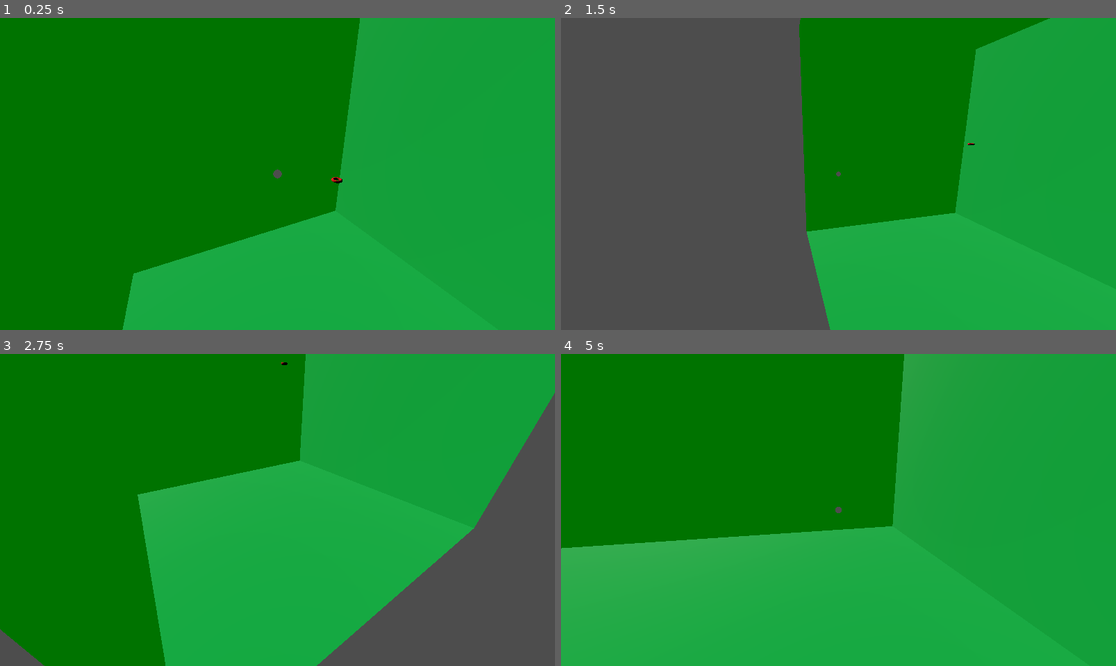
Above: before the commit, frames 1-4 (two rows, left to right).
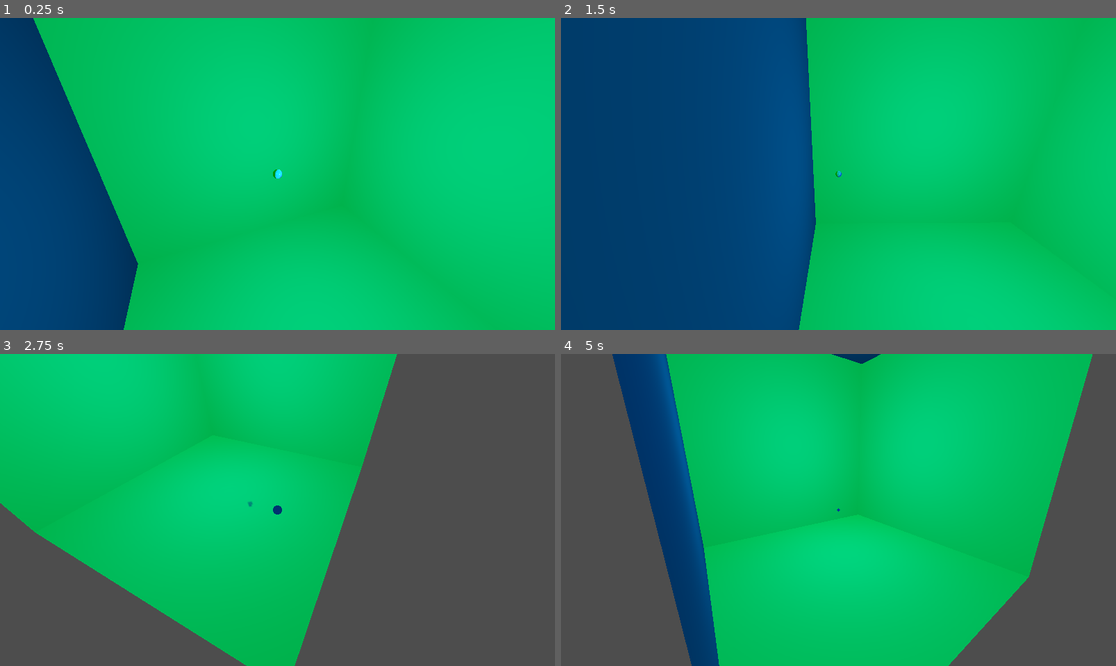
Above: after the commit, the same moments.

Repository: kasworld/gd4game3d
Game: Godot game, scene res://main.tscn
The game is run twice, just before and just after one commit, with the same random seed, the same clock (stepped at 60 frames per second) and the same inputs.
Inputs:
- Up to frame 1 (0.25 s): no input
- Up to frame 2 (1.5 s): no input
- Up to frame 3 (2.75 s): no input
- Up to frame 4 (5 s): no input

The runs differ from the first frame. In frame 1, 99% of the frame differs, in the area x 0-100%, y 0-100%; in frame 2, 99%; in frame 3, 78%; in frame 4, 99%.

Commit message:
ball bounce with shadow

Diff:
--- a/ball/ball.gd
+++ b/ball/ball.gd
@@ -7,7 +7,6 @@
 var velocity :Vector3
 var bounce_area :AABB
 var radius :float
-
 
 func init(ba :AABB, p :Vector3)->void:
 	alive = true
--- a/ball/ball.tscn
+++ b/ball/ball.tscn
@@ -3,19 +3,10 @@
 [ext_resource type="Script" path="res://ball/ball.gd" id="1_wik6k"]
 
 [sub_resource type="StandardMaterial3D" id="StandardMaterial3D_c7uip"]
-transparency = 1
 albedo_color = Color(0.207843, 0.435294, 1, 1)
 metallic = 1.0
-emission_enabled = true
 clearcoat_enabled = true
-anisotropy_enabled = true
-ao_enabled = true
-subsurf_scatter_enabled = true
-backlight_enabled = true
-refraction_enabled = true
 detail_enabled = true
-grow = true
-proximity_fade_enabled = true
 
 [node name="Ball" type="Node3D"]
 script = ExtResource("1_wik6k")
--- a/main.gd
+++ b/main.gd
@@ -1,5 +1,7 @@
 extends Node3D
 
 func _ready() -> void:
-	$Ball.init( AABB( $BoundBox.position -$BoundBox.size/2, $BoundBox.size), Vector3.ZERO )
-	$MovingCamera.init( AABB( $BoundBox.position -$BoundBox.size/2, $BoundBox.size), Vector3.ZERO, $Ball )
+	$DirectionalLight3D.look_at(Vector3.ZERO)
+	var b_box = AABB( $BoundBox.position -$BoundBox.size/2, $BoundBox.size)
+	$Ball.init( b_box, Vector3.ZERO )
+	$MovingCamera.init( b_box, Vector3.ZERO, $Ball )
--- a/main.tscn
+++ b/main.tscn
@@ -7,29 +7,33 @@
 [sub_resource type="StandardMaterial3D" id="StandardMaterial3D_t38wf"]
 transparency = 1
 albedo_color = Color(0, 0.670588, 0.32549, 1)
-emission_enabled = true
+albedo_texture_force_srgb = true
+albedo_texture_msdf = true
 emission = Color(0, 0.45098, 0, 1)
-
-[sub_resource type="StandardMaterial3D" id="StandardMaterial3D_ns1ba"]
-albedo_color = Color(1, 0, 0, 1)
+normal_enabled = true
 
 [node name="Main" type="Node3D"]
 script = ExtResource("1_nnvt2")
 
 [node name="DirectionalLight3D" type="DirectionalLight3D" parent="."]
-transform = Transform3D(0.452435, 0.465963, -0.760382, 0, 0.85264, 0.522499, 0.891798, -0.236396, 0.385764, 10, 10, 10)
+transform = Transform3D(1, 0, 0, 0, 1, 0, 0, 0, 1, 50, 50, 50)
+light_color = Color(0, 1, 0, 1)
+shadow_enabled = true
+
+[node name="OmniLight3D" type="OmniLight3D" parent="."]
+light_color = Color(0.0627451, 0.301961, 1, 1)
+light_energy = 100.0
+light_size = 1.0
+shadow_enabled = true
+omni_range = 1000.0
+omni_shadow_mode = 0
 
 [node name="BoundBox" type="CSGBox3D" parent="."]
-transparency = 0.5
+cast_shadow = 2
 flip_faces = true
 size = Vector3(100, 100, 100)
 material = SubResource("StandardMaterial3D_t38wf")
 
-[node name="CSGTorus3D" type="CSGTorus3D" parent="."]
-sides = 64
-ring_sides = 64
-material = SubResource("StandardMaterial3D_ns1ba")
-
 [node name="Ball" parent="." instance=ExtResource("2_f5siy")]
 
 [node name="MovingCamera" parent="." instance=ExtResource("3_81qi8")]
--- a/moving_camera/moving_camera.gd
+++ b/moving_camera/moving_camera.gd
@@ -1,6 +1,6 @@
 extends Node3D
 
-const SPEED_LIMIT :float = 100
+const SPEED_LIMIT :float = 50
 var life_start :float
 var dest_node3d :Node3D
 
@@ -14,6 +14,7 @@
 
 	bounce_area = ba
 	position = p
+	radius = 1
 	velocity = Vector3( (randf()-0.5)*SPEED_LIMIT,(randf()-0.5)*SPEED_LIMIT,(randf()-0.5)*SPEED_LIMIT)
 
 func _process(delta: float) -> void:
--- a/project.godot
+++ b/project.godot
@@ -25,3 +25,4 @@
 
 window/size/viewport_width=1920
 window/size/viewport_height=1080
+window/size/mode=2
Not shown: 1 places in main.tscn that only renumber resources
